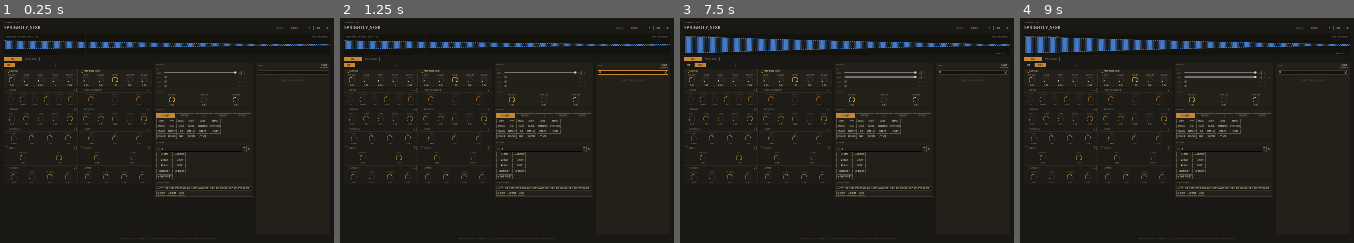
Above: before the commit, frames 1-4 (left to right).
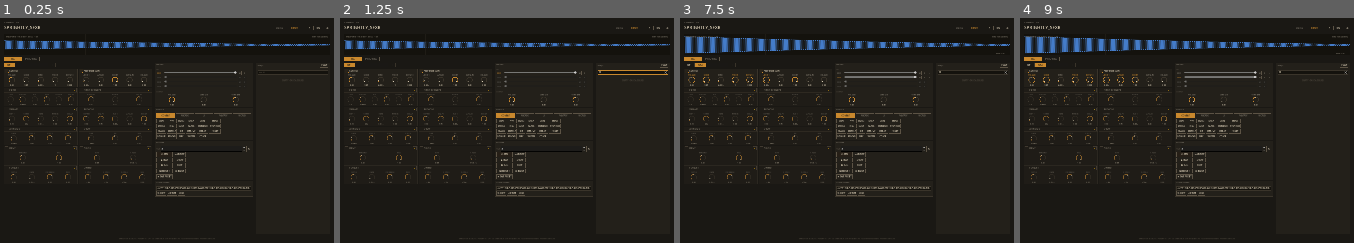
Above: after the commit, the same moments.

Repository: PMGRNTS/sprightly_sound_app
Game: Godot game, scene res://scenes/main.tscn
Two runs of this game, one before a commit and one after it. Both use one fixed random seed, a clock stepped at 60 frames per second and the inputs below.
Inputs (mouse positions are in pixels of both pictures, inside the frame that each line leads up to):
- Up to frame 1 (0.25 s): no input
- Up to frame 2 (1.25 s): click (633, 72) at 0.52 s; type "12" at 0.6 s
- Up to frame 3 (7.5 s): click "?" at 1.25 s; click "CH 1" at 2 s; click "+" at 2.75 s; click "CH 2" at 3.5 s; click "VOLUME" at 4.25 s; click "MODE" at 5 s; click "VOICES" at 5.75 s; click "DETUNE" at 6.5 s; click "LENGTH" at 7.25 s
- Up to frame 4 (9 s): click "ATTACK" at 8 s; click "DECAY" at 8.75 s

Frames 1-2 are identical in both runs. In frame 3, less than 0.1% of the frame differs, in the area x 2-27%, y 24-29%; in frame 4, 0.1%, in the area x 2-36%, y 24-29%.

Commit message:
Good spot

Diff:
--- a/scripts/app/ui_builder.gd
+++ b/scripts/app/ui_builder.gd
@@ -81,6 +81,7 @@
 
 # Cached references per param key — keyed by param name string.
 var param_knobs: Dictionary[String, Knob] = {}
+var param_label_btns: Dictionary[String, Button] = {}
 var param_value_labels: Dictionary[String, Label] = {}
 var module_panels: Dictionary[String, PanelContainer] = {}
 var module_check_buttons: Dictionary[String, Button] = {}
@@ -258,7 +259,7 @@
 		["1 - 4", "Switch channel"],
 		["Cmd/Ctrl+Z", "Undo"],
 		["Cmd/Ctrl+Shift+Z", "Redo"],
-		["Alt-click knob", "Toggle lock"],
+		["Click knob or label", "Toggle lock"],
 		["Right-click knob", "Reset to default"],
 	]
 	for pair in shortcuts:
@@ -448,10 +449,9 @@
 		knob.value_changed.connect(_host._on_param_value_changed.bind(pk))
 		knob.reset_requested.connect(_host._on_param_reset.bind(pk))
 		knob.lock_toggled.connect(_host._on_param_lock_toggled.bind(pk))
-		# Clicking the label resets to default — preserves the prior UX
-		# even though the inline lock button is gone.
-		box_dict.label_btn.pressed.connect(_host._on_param_reset.bind(pk))
+		box_dict.label_btn.pressed.connect(_host._on_param_label_lock_pressed.bind(pk))
 		param_knobs[pk] = knob
+		param_label_btns[pk] = box_dict.label_btn
 		param_value_labels[pk] = box_dict.value_label
 
 	return panel
@@ -1008,7 +1008,11 @@
 		knob.set_value_no_signal(v)
 		var label: Label = param_value_labels[key]
 		label.text = SoundData.format_value(key, v)
-		knob.set_locked(bool(ch_locks.get(key, false)))
+		var is_locked: bool = bool(ch_locks.get(key, false))
+		knob.set_locked(is_locked)
+		var lbl_btn: Button = param_label_btns.get(key)
+		if lbl_btn:
+			UIFactory.apply_knob_label_style(lbl_btn, is_locked)
 
 	for mod in SoundData.MODULES:
 		var ek: String = mod.enable_key
--- a/scripts/knob.gd
+++ b/scripts/knob.gd
@@ -22,8 +22,10 @@
 	set = set_locked
 
 var _dragging: bool = false
+var _drag_moved: bool = false
 var _scroll_accum: float = 0.0
 var _scroll_last_ms: int = 0
+var _lock_flash_t: float = 0.0
 
 
 func _init() -> void:
@@ -39,6 +41,13 @@
 	if v == locked:
 		return
 	locked = v
+	var tw := create_tween()
+	tw.tween_method(_set_lock_flash, 1.0, 0.0, 0.2)
+	queue_redraw()
+
+
+func _set_lock_flash(t: float) -> void:
+	_lock_flash_t = t
 	queue_redraw()
 
 
@@ -70,12 +79,10 @@
 	var outer: Vector2 = c + Vector2(cos(ang), sin(ang)) * r
 	draw_line(inner, outer, Palette.TEXT, 2.0, true)
 
-	# Locked indicator dot.
 	if locked:
-		draw_circle(Vector2(s.x - 4.0, 4.0), 2.5, Palette.ACCENT)
-
-	# Focus ring.
-	if has_focus():
+		var ring_width: float = lerpf(1.5, 3.0, _lock_flash_t)
+		draw_arc(c, r + 2.0, 0.0, TAU, 36, Palette.ACCENT, ring_width, true)
+	elif has_focus():
 		draw_arc(c, r + 2.0, 0.0, TAU, 36, Palette.BORDER_HI, 1.0, true)
 
 
@@ -84,14 +91,14 @@
 		var mb := event as InputEventMouseButton
 		if mb.button_index == MOUSE_BUTTON_LEFT:
 			if mb.pressed:
-				if mb.alt_pressed:
+				_dragging = true
+				_drag_moved = false
+				grab_focus()
+				accept_event()
+			else:
+				if not _drag_moved:
 					set_locked(not locked)
 					lock_toggled.emit(locked)
-				else:
-					_dragging = true
-					grab_focus()
-				accept_event()
-			else:
 				_dragging = false
 				accept_event()
 		elif mb.button_index == MOUSE_BUTTON_RIGHT and mb.pressed:
@@ -113,6 +120,8 @@
 			return
 		var range_span: float = max_value - min_value
 		var delta: float = -mm.relative.y * DRAG_SENSITIVITY * range_span
+		if delta != 0.0:
+			_drag_moved = true
 		_set_snapped(value + delta)
 	elif event is InputEventKey and event.pressed:
 		var key := event as InputEventKey
--- a/scripts/main.gd
+++ b/scripts/main.gd
@@ -216,10 +216,22 @@
 	ui.refresh_waveform_info()
 
 
-# Knob alt-click emits the new locked state. Mirror it onto the channel's
-# locks dict; the knob already updated its own visual.
 func _on_param_lock_toggled(is_locked: bool, key: String) -> void:
 	state.locks[state.active_channel][key] = is_locked
+	_restyle_param_label(key, is_locked)
+
+
+func _on_param_label_lock_pressed(key: String) -> void:
+	var new_locked := not bool(state.locks[state.active_channel].get(key, false))
+	state.locks[state.active_channel][key] = new_locked
+	ui.param_knobs[key].set_locked(new_locked)
+	_restyle_param_label(key, new_locked)
+
+
+func _restyle_param_label(key: String, is_locked: bool) -> void:
+	var btn: Button = ui.param_label_btns.get(key)
+	if btn:
+		UIFactory.apply_knob_label_style(btn, is_locked)
 
 
 func _on_param_reset(key: String) -> void:
@@ -255,6 +267,7 @@
 		var knob: Knob = ui.param_knobs.get(p)
 		if knob:
 			knob.set_locked(will_lock)
+		_restyle_param_label(p, will_lock)
 
 
 # ── Channel handlers ───────────────────────────────────────────────
@@ -313,8 +326,10 @@
 	if idx >= state.sound.channels.size():
 		return
 	state.sound.channels[idx]["soloed"] = not bool(state.sound.channels[idx].get("soloed", false))
-	ui.refresh_mix_rows()
-	ui.refresh_channel_tabs()
+	state.active_channel = idx
+	ui.refresh_mix_rows()
+	ui.refresh_channel_tabs()
+	ui.refresh_module_values()
 	_re_render()
 
 
@@ -486,8 +501,12 @@
 		var f := FileAccess.open(filename, FileAccess.WRITE)
 		if f != null:
 			f.store_buffer(bytes)
+			var err := f.get_error()
 			f.close()
-			exported += 1
+			if err == OK:
+				exported += 1
+			else:
+				push_warning("Batch write failed for %s: %s" % [filename, error_string(err)])
 	call_deferred("_batch_thread_done", exported)
 
 
--- a/scripts/ui_factory.gd
+++ b/scripts/ui_factory.gd
@@ -98,6 +98,10 @@
 	b.add_theme_color_override("font_color", fg)
 	b.add_theme_color_override("font_hover_color", Palette.BG)
 	b.text = "🔒" if locked else "🔓"
+
+
+static func apply_knob_label_style(btn: Button, locked: bool) -> void:
+	btn.add_theme_color_override("font_color", Palette.ACCENT if locked else Palette.TEXT_MUTE)
 
 
 static func make_lock_button() -> Button:
@@ -203,7 +207,8 @@
 	label_btn.add_theme_color_override("font_hover_color", Palette.ACCENT)
 	label_btn.add_theme_font_size_override("font_size", Palette.FONT_SMALL)
 	label_btn.alignment = HORIZONTAL_ALIGNMENT_CENTER
-	label_btn.tooltip_text = "Click to reset · alt-click knob to lock"
+	label_btn.tooltip_text = "Click to lock/unlock"
+	label_btn.mouse_default_cursor_shape = Control.CURSOR_POINTING_HAND
 	label_btn.custom_minimum_size = Vector2(0, 13)
 	label_btn.size_flags_horizontal = Control.SIZE_EXPAND_FILL
 	# Strip the default Button stylebox padding so the label row is actually 13 px.
@@ -218,7 +223,7 @@
 	knob.min_value = lo
 	knob.max_value = hi
 	knob.step = st
-	knob.tooltip_text = "%s · drag · right-click reset · alt-click lock" % tooltip_title
+	knob.tooltip_text = "%s · drag to adjust · click to lock · right-click reset" % tooltip_title
 	knob.size_flags_horizontal = Control.SIZE_SHRINK_CENTER
 	knob.size_flags_vertical = Control.SIZE_EXPAND_FILL
 	knob.custom_minimum_size = Vector2(36, 36)
